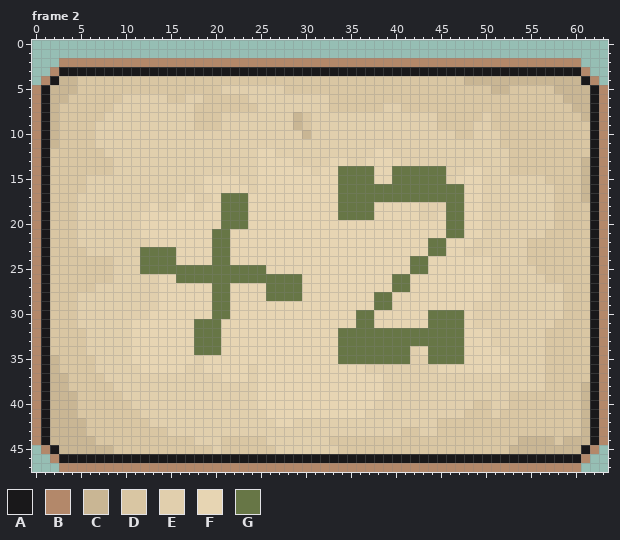
One commit to this pixel-art file: assets/cards/modifiers.ase. Above is the file before it was changed.
64x48 pixels, 10 frames. Colours within 5 levels of each other are drawn and written as one. Shown: frame 2. The commit also changed other frames, which this record leaves out.
Palette (. is transparent): A #19181a  B #b3886a  C #c9b694  D #d9c6a3  E #e1cfad  F #e7d5b3  G #677646
The result:
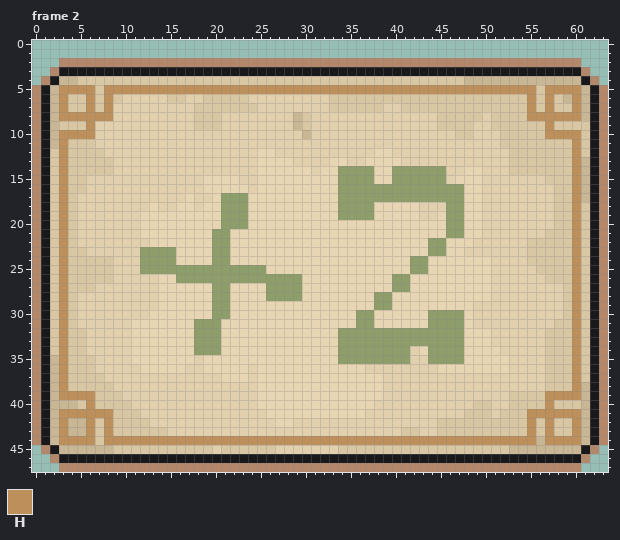
Colours new in this view: H #bd905b
Change:
layer "Layer 4" added
Colour G changes from #677646 to #8d9e6a.
Frame 2, layer "Layer 4":
Colour C becomes colour H in row 5 at x 3 to 4, 51 to 52 and 58 to 60; in row 6 at x 3 and 60; in row 7 at x 60; in rows 37 to 38 at x 3; in row 39 at x 3 to 4; in row 41 at x 3 to 4.
Colour C becomes colour H in rows 42 to 43 at x 3; in row 44 at x 3 to 6, 54 to 55, 57 and 59 to 60.
Colour D becomes colour H in row 5 at x 5 to 6, 8 to 20, 28 to 50, 53 to 55 and 57; in row 6 at x 6, 8, 55 and 57; in row 7 at x 3, 6, 8, 55 and 57; in row 8 at x 3 to 7 and 55 to 60; in row 9 at x 6 and 57; in row 10 at x 3 to 6 and 57 to 60.
Colour D becomes colour H in rows 11 to 36 at x 3 and 60; in rows 37 to 38 at x 60; in row 39 at x 5 to 6 and 57 to 60; in row 40 at x 6 and 57; in row 41 at x 5 to 8 and 55 to 60; in rows 42 to 43 at x 6, 8, 55, 57 and 60.
Colour D becomes colour H in row 44 at x 8 to 17, 21 to 25, 33 to 53 and 58.
Colour E becomes colour H in row 5 at x 21 to 27; in row 8 at x 8; in row 44 at x 18 to 20 and 26 to 32.
Changed places in both pictures, as pixel boxes (x1, y1, x2, y2):
changed: (59, 85, 581, 445)
